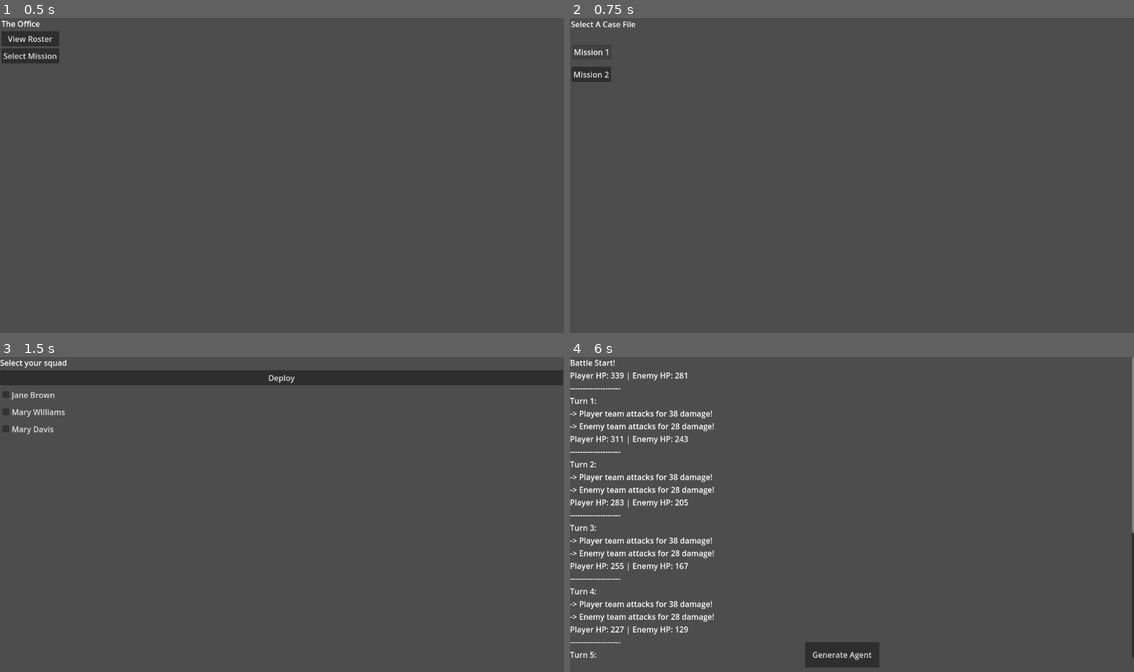
Above: before the commit, frames 1-4 (two rows, left to right).
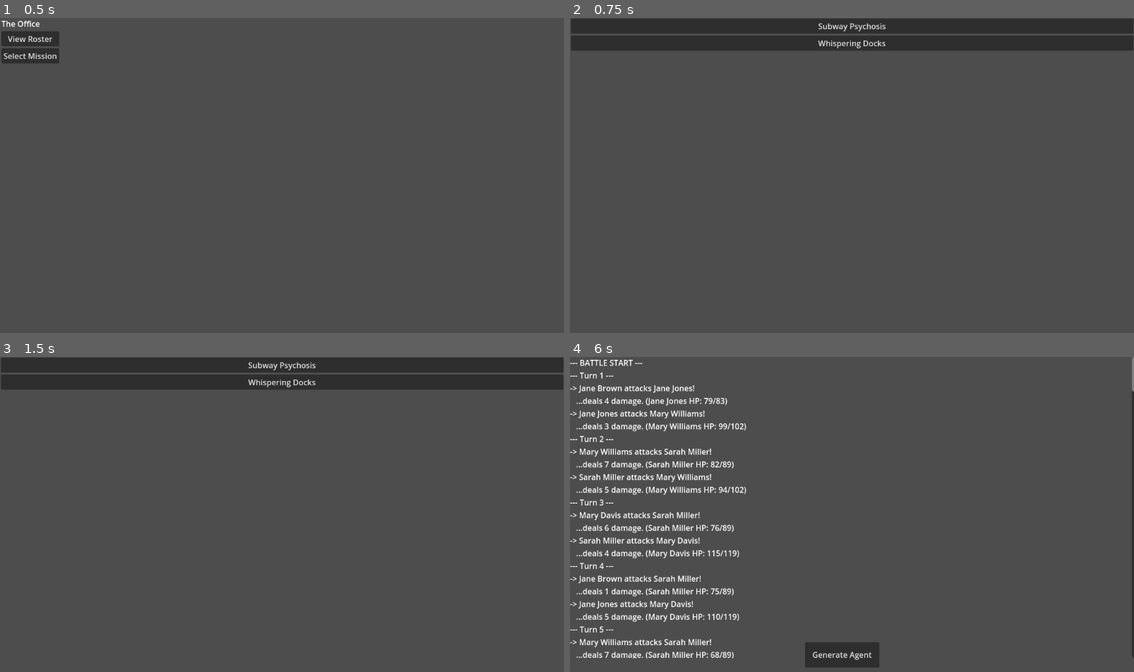
Above: after the commit, the same moments.

Repository: FanaticPurifier/ChroniCity
Game: Godot game, scene res://office_scene.tscn
The game is run twice, just before and just after one commit, with the same random seed, the same clock (stepped at 60 frames per second) and the same inputs.
Inputs (mouse positions are in pixels of both pictures, inside the frame that each line leads up to):
- Up to frame 1 (0.5 s): no input
- Up to frame 2 (0.75 s): click "Select Mission" at 0.5 s
- Up to frame 3 (1.5 s): click (22, 391) at 1.25 s, where only the run before the commit has a clickable "Mission 1"
- Up to frame 4 (6 s): click (852, 366) at 2 s, where only the run after the commit has a clickable "Subway Psychosis"; click "Deploy" at 2.75 s; click "Jane Brown" at 3.5 s; click "Mary Williams" at 4.25 s; click "Mary Davis" at 5 s; click "Deploy" at 5.75 s

Frame 1 is identical in both runs. In frame 2, 9.5% of the frame differs, in the area x 0-100%, y 0-21%; in frame 3, 6.2%; in frame 4, 6.7%.

Commit message:
Implemented Data First approach for Mission Data

Diff:
--- a/battle_resolver.gd
+++ b/battle_resolver.gd
@@ -3,50 +3,89 @@
 func resolve_battle(player_team: Array[Agent], enemy_team: Array[Agent]) -> Array[String]:
 	var combat_log: Array[String] = []
 
-	# Calculate total stats for each team.
-	var player_total_power = 0
-	var player_current_health = 0
-	for agent in player_team:
-		player_total_power += agent.attack_power
-		player_current_health += agent.health
+	# Use our new class instead of dictionaries.
+	var player_combatants: Array[Combatant] = _create_combatant_list(player_team)
+	var enemy_combatants: Array[Combatant] = _create_combatant_list(enemy_team)
 
-	var enemy_total_power = 0
-	var enemy_current_health = 0
-	for agent in enemy_team:
-		enemy_total_power += agent.attack_power
-		enemy_current_health += agent.health
+	combat_log.append("--- BATTLE START ---")
 
-	combat_log.append("Battle Start!")
-	combat_log.append("Player HP: %d | Enemy HP: %d" % [player_current_health, enemy_current_health])
-	combat_log.append("--------------------")
+	var turn = 1
+	while _is_team_alive(player_combatants) and _is_team_alive(enemy_combatants):
+		combat_log.append("--- Turn %d ---" % turn)
 
-	# 2. The Battle Loop.
-	var turn = 1
-	while player_current_health > 0 and enemy_current_health > 0:
-		combat_log.append("Turn %d:" % turn)
+		# Player's turn phase
+		var player_attacker = _get_next_attacker(player_combatants, turn)
+		if player_attacker:
+			var enemy_target = _get_target(enemy_combatants) # Using new targeting logic
+			if enemy_target:
+				_perform_attack(player_attacker, enemy_target, combat_log)
 
-		# Player attacks enemy.
-		enemy_current_health -= player_total_power
-		combat_log.append("-> Player team attacks for %d damage!" % player_total_power)
+		# Enemy's turn phase (only proceeds if they're still alive)
+		if _is_team_alive(enemy_combatants):
+			var enemy_attacker = _get_next_attacker(enemy_combatants, turn)
+			if enemy_attacker:
+				var player_target = _get_target(player_combatants)
+				if player_target:
+					_perform_attack(enemy_attacker, player_target, combat_log)
 
-		# Check if the enemy team is defeated.
-		if enemy_current_health <= 0:
+		turn += 1
+		if turn > 100:
+			combat_log.append("!! BATTLE TIMED OUT !!")
 			break
 
-		# Enemy attacks player.
-		player_current_health -= enemy_total_power
-		combat_log.append("-> Enemy team attacks for %d damage!" % enemy_total_power)
-
-		combat_log.append("Player HP: %d | Enemy HP: %d" % [player_current_health, enemy_current_health])
-		combat_log.append("--------------------")
-		turn += 1
-
-	# 3. Determine the winner and add it to the log.
-	if player_current_health > 0:
-		combat_log.append("PLAYER TEAM WINS!")
+	combat_log.append("--- BATTLE END ---")
+	if _is_team_alive(player_combatants):
 		GameManager.battle_completed.emit("VICTORY")
+		combat_log.append("VICTORY!")
 	else:
-		combat_log.append("ENEMY TEAM WINS!")
 		GameManager.battle_completed.emit("DEFEAT")
+		combat_log.append("DEFEAT!")
 
 	return combat_log
+
+
+# --- Private Helper Functions ---
+
+func _create_combatant_list(agent_team: Array[Agent]) -> Array[Combatant]:
+	var combatants: Array[Combatant] = []
+	for agent in agent_team:
+		combatants.append(Combatant.new(agent))
+	return combatants
+
+func _get_living_combatants(team: Array[Combatant]) -> Array[Combatant]:
+	var living: Array[Combatant] = []
+	for combatant in team:
+		if combatant.is_alive():
+			living.append(combatant)
+	return living
+
+func _is_team_alive(team: Array[Combatant]) -> bool:
+	# This now uses our consolidated helper function.
+	return not _get_living_combatants(team).is_empty()
+
+func _get_target(team: Array[Combatant]) -> Combatant:
+	var living_targets = _get_living_combatants(team)
+	if living_targets.is_empty():
+		return null
+	# New Targeting Logic: Pick a random living target!
+	return living_targets.pick_random()
+
+func _get_next_attacker(team: Array[Combatant], turn_number: int) -> Combatant:
+	var living_attackers = _get_living_combatants(team)
+	if living_attackers.is_empty():
+		return null
+	return living_attackers[(turn_number - 1) % living_attackers.size()]
+
+func _perform_attack(attacker: Combatant, target: Combatant, log: Array[String]):
+	var damage = attacker.attack_power - target.defense
+	damage = max(1, damage) # Ensure at least 1 damage
+
+	log.append("-> %s attacks %s!" % [attacker.name, target.name])
+
+	# Use the method on the Combatant object
+	target.take_damage(damage)
+
+	log.append("   ...deals %d damage. (%s HP: %d/%d)" % [damage, target.name, target.hp, target.max_hp])
+
+	if not target.is_alive():
+		log.append("   %s has been defeated!" % target.name)
--- /dev/null
+++ b/combatant.gd
@@ -0,0 +1,24 @@
+extends RefCounted
+class_name Combatant
+
+var name: String
+var hp: int
+var max_hp: int
+var attack_power: int
+var defense: int
+
+func _init(source_agent: Agent):
+	name = source_agent.agent_name
+	max_hp = source_agent.max_health
+	hp = max_hp
+	attack_power = source_agent.attack_power
+	defense = source_agent.defense
+
+
+func is_alive() -> bool:
+	return hp > 0
+
+func take_damage(damage: int):
+	hp -= damage
+	if hp < 0:
+		hp = 0
--- a/game_manager.gd
+++ b/game_manager.gd
@@ -4,7 +4,7 @@
 signal battle_completed(result: String)
 var last_battle_result: String = "NO RESULT"
 
-var selected_mission_data: Dictionary = {}
+var selected_mission_data: MissionData = null
 var player_team_for_battle: Array[Agent] = []
 
 func _ready():
--- /dev/null
+++ b/mission_data.gd
@@ -0,0 +1,11 @@
+extends Resource
+class_name MissionData
+
+@export_group("Mission Details")
+@export var mission_name: String = "New Case File"
+@export_multiline var description: String = "Details are sparse."
+
+@export_group("Gameplay Data")
+@export var difficulty: int = 1
+@export var enemy_type: String = "Generic"
+# We could add more here later, like rewards, enemy formations, etc.
--- a/mission_select_scene.gd
+++ b/mission_select_scene.gd
@@ -1,23 +1,33 @@
 extends Control
 
-func _on_mission_1_btn_pressed() -> void:
-	# Store some data about the chosen mission.
-	# Later, this could be loaded from a file.
-	GameManager.selected_mission_data = {
-		"name": "The Whispering Docks",
-		"difficulty": 1,
-		"enemy_type": "Cultist"
-	}
+# We'll drag our mission .tres files here in the editor.
+@export var available_missions: Array[MissionData] = []
 
-	# Go to the next screen in the loop.
+@onready var mission_list_container = $MissionListContainer # Make sure you have this node!
+
+func _ready():
+	# First, clear any old buttons that might be there from testing in the editor.
+	for child in mission_list_container.get_children():
+		child.queue_free()
+
+	# Now, dynamically create a button for each mission in our array.
+	for mission in available_missions:
+		var button = Button.new()
+		button.text = mission.mission_name
+
+		# Here's the magic: connect the button's pressed signal to our
+		# function, and "bind" the specific mission data to that signal.
+		button.pressed.connect(_on_mission_selected.bind(mission))
+
+		mission_list_container.add_child(button)
+
+# A single function to handle any mission button being clicked.
+func _on_mission_selected(mission_data: MissionData):
+	# The "mission_data" argument is the one we bound to the signal.
+	print("Selected mission: ", mission_data.mission_name)
+
+	# Store the chosen mission data in our global manager.
+	GameManager.selected_mission_data = mission_data
+
+	# Go to the next screen.
 	get_tree().change_scene_to_file("res://battle_prep_scene.tscn")
-
-
-func _on_mission_2_btn_pressed() -> void:
-	GameManager.selected_mission_data = {
-		"name": "Subway Psychosis",
-		"difficulty": 2,
-		"enemy_type": "Eldritch"
-	}
-
-	get_tree().change_scene_to_file("res://battle_prep_scene.tscn")
--- a/mission_select_scene.tscn
+++ b/mission_select_scene.tscn
@@ -1,6 +1,9 @@
-[gd_scene load_steps=2 format=3 uid="uid://dg5cmd32grenp"]
+[gd_scene load_steps=5 format=3 uid="uid://dg5cmd32grenp"]
 
 [ext_resource type="Script" uid="uid://lqwshwwi4gma" path="res://mission_select_scene.gd" id="1_usy0a"]
+[ext_resource type="Script" uid="uid://b1tfv2pbdrcdy" path="res://mission_data.gd" id="2_rj1wu"]
+[ext_resource type="Resource" uid="uid://himgugos3ups" path="res://missions/case_01.tres" id="3_t4om5"]
+[ext_resource type="Resource" uid="uid://cf3supcbpqrs6" path="res://missions/case_02.tres" id="4_lr6r8"]
 
 [node name="Control" type="Control"]
 layout_mode = 3
@@ -10,31 +13,24 @@
 offset_right = 42.0
 offset_bottom = 41.0
 script = ExtResource("1_usy0a")
+available_missions = Array[ExtResource("2_rj1wu")]([ExtResource("3_t4om5"), ExtResource("4_lr6r8")])
 
-[node name="VBoxContainer" type="VBoxContainer" parent="."]
+[node name="MissionListContainer" type="VBoxContainer" parent="."]
 layout_mode = 0
 offset_right = 1149.0
 offset_bottom = 644.0
 
-[node name="SelectACaseFileLabel" type="Label" parent="VBoxContainer"]
+[node name="SelectACaseFileLabel" type="Label" parent="MissionListContainer"]
 layout_mode = 2
 text = "Select A Case File"
 
-[node name="Mission1_btn" type="Button" parent="VBoxContainer/SelectACaseFileLabel"]
-layout_mode = 0
-offset_left = 2.0
-offset_top = 53.0
-offset_right = 83.0
-offset_bottom = 84.0
+[node name="Mission1_btn" type="Button" parent="MissionListContainer"]
+layout_mode = 2
 text = "Mission 1"
 
-[node name="Mission2_btn" type="Button" parent="VBoxContainer/SelectACaseFileLabel"]
-layout_mode = 0
-offset_left = 1.0
-offset_top = 99.0
-offset_right = 82.0
-offset_bottom = 130.0
+[node name="Mission2_btn" type="Button" parent="MissionListContainer"]
+layout_mode = 2
 text = "Mission 2"
 
-[connection signal="pressed" from="VBoxContainer/SelectACaseFileLabel/Mission1_btn" to="." method="_on_mission_1_btn_pressed"]
-[connection signal="pressed" from="VBoxContainer/SelectACaseFileLabel/Mission2_btn" to="." method="_on_mission_2_btn_pressed"]
+[connection signal="pressed" from="MissionListContainer/Mission1_btn" to="." method="_on_mission_1_btn_pressed"]
+[connection signal="pressed" from="MissionListContainer/Mission2_btn" to="." method="_on_mission_2_btn_pressed"]
--- /dev/null
+++ b/missions/case_01.tres
@@ -0,0 +1,9 @@
+[gd_resource type="Resource" script_class="MissionData" load_steps=2 format=3 uid="uid://himgugos3ups"]
+
+[ext_resource type="Script" uid="uid://b1tfv2pbdrcdy" path="res://mission_data.gd" id="1_ja65q"]
+
+[resource]
+script = ExtResource("1_ja65q")
+mission_name = "Subway Psychosis"
+enemy_type = "Eldritch"
+metadata/_custom_type_script = "uid://b1tfv2pbdrcdy"
--- /dev/null
+++ b/missions/case_02.tres
@@ -0,0 +1,9 @@
+[gd_resource type="Resource" script_class="MissionData" load_steps=2 format=3 uid="uid://cf3supcbpqrs6"]
+
+[ext_resource type="Script" uid="uid://b1tfv2pbdrcdy" path="res://mission_data.gd" id="1_xmhyx"]
+
+[resource]
+script = ExtResource("1_xmhyx")
+mission_name = "Whispering Docks"
+enemy_type = "Cultists"
+metadata/_custom_type_script = "uid://b1tfv2pbdrcdy"
Not shown, added: combatant.gd.uid
Not shown, added: mission_data.gd.uid
